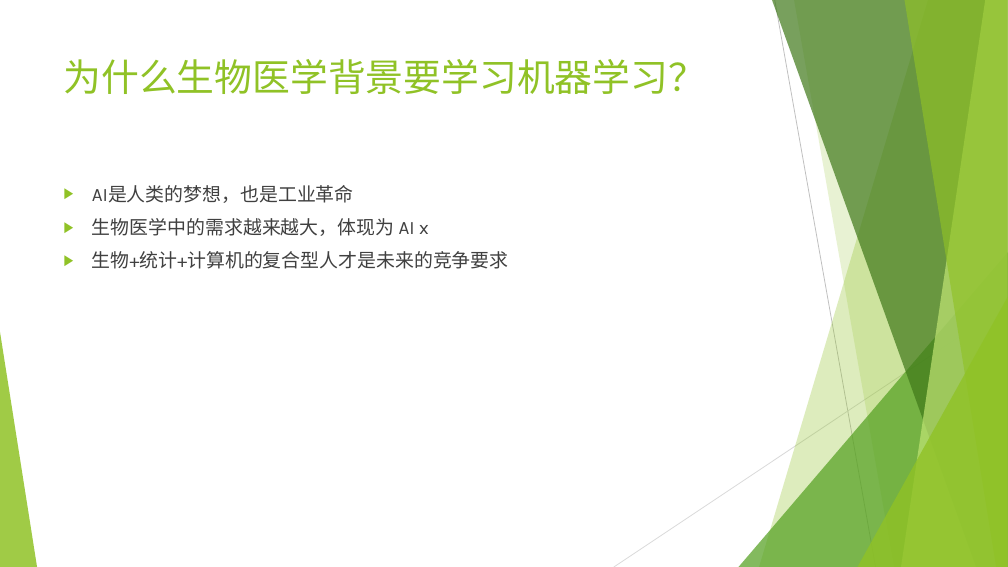
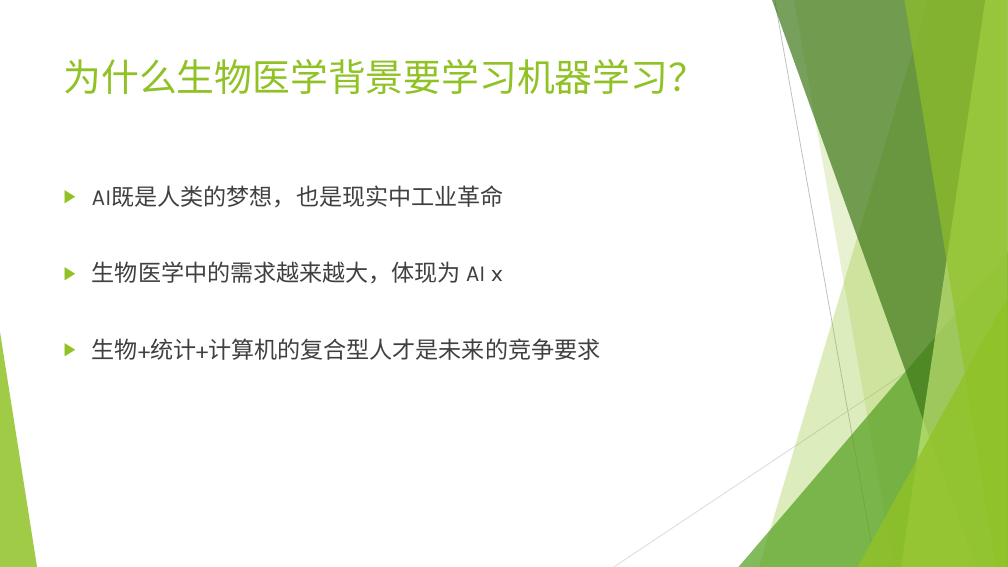
Before and after one commit to wangyi-fudan/BIOL130173, a slide deck: slide 5 of 0_why_and_how.pptx (slide 2 before the commit). Drawn at 1008x567 pixels with LibreOffice and Linux fonts; fonts in the diff are those of the drawing. Boxes give left, top, right and bottom in pixels: in the first picture for what was removed or moved away, otherwise in the second. Text is boxed around its words. In the diff, an @@ line names an element or a change of style, - is before the commit and + after.

```diff
--- a/0_why_and_how.pptx
+++ b/0_why_and_how.pptx
@@ text at [92,185,504,207]: text changed; size 18 to 22 pt @@
-▶ AI是人类的梦想，也是工业革命
+▶ AI既是人类的梦想，也是现实中工业革命
@@ text at [92,261,600,360]: size 18 to 22 pt in "生物医学中的需求越来越大，体现为 AI x", "生物+统计+计算机的复合型人才是未来的竞争要求" @@
```
Also in this commit, not shown: 1 other slide changed, 3 slides added.
